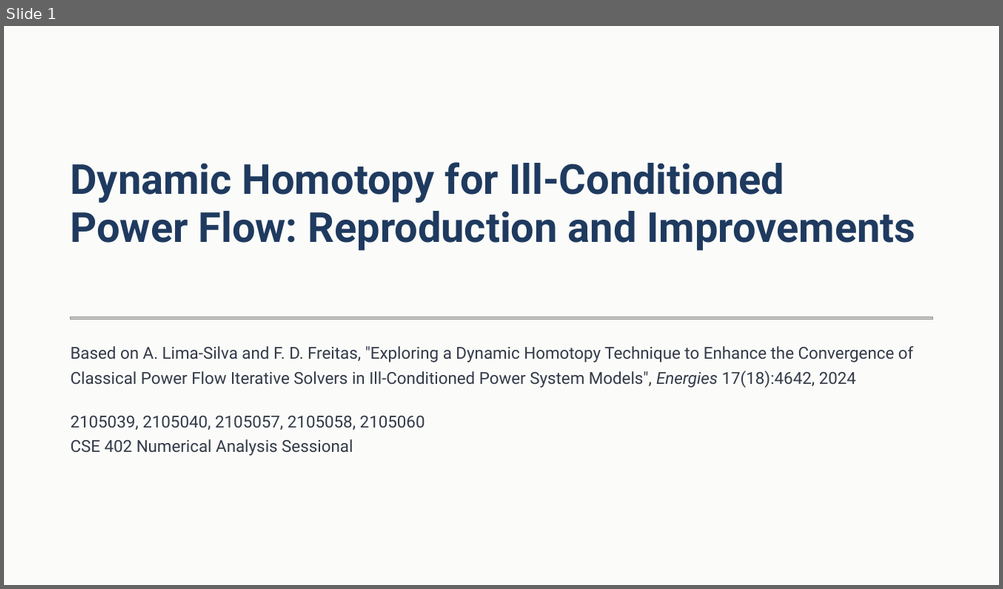
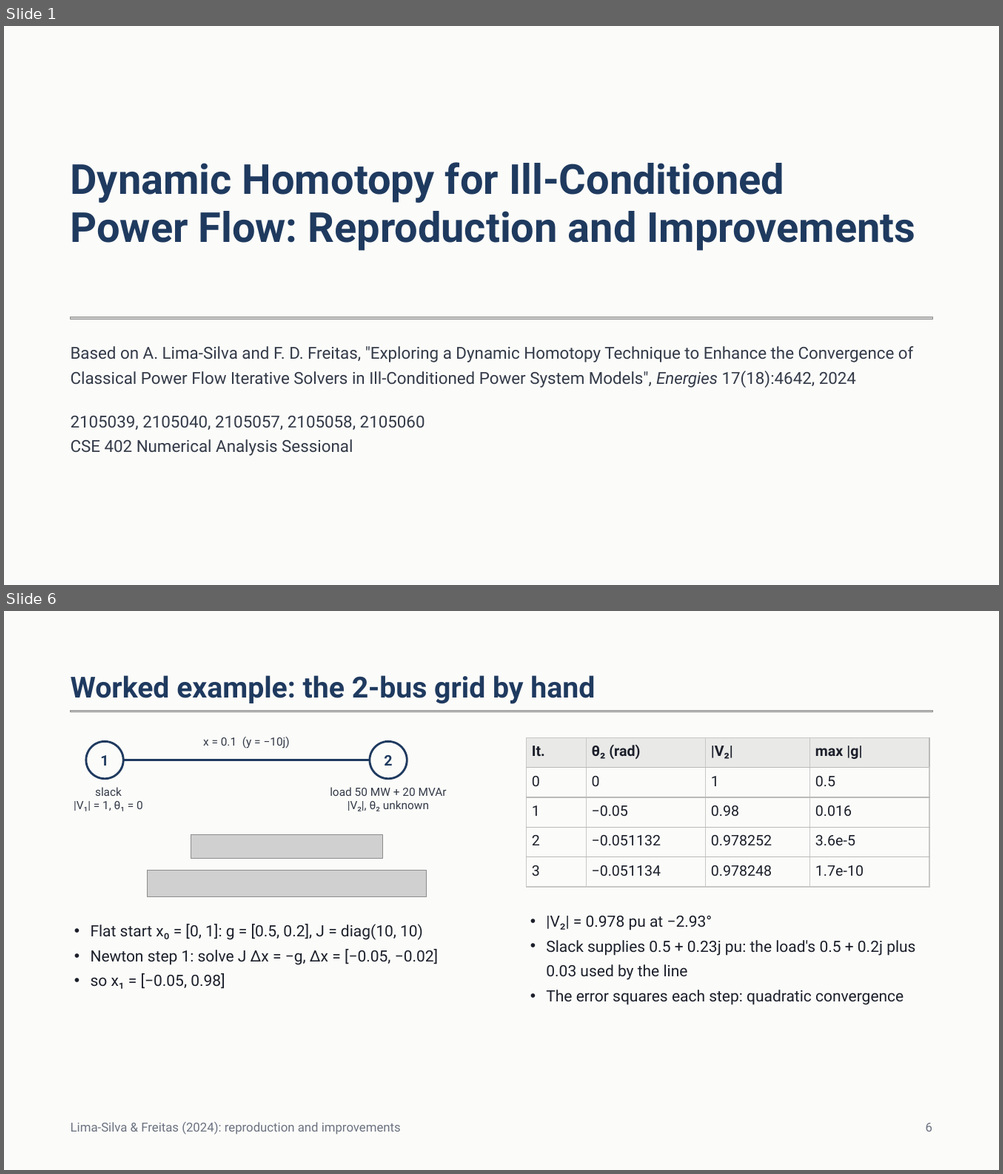
Before and after one commit to JonayedMohiuddin/NumericalAnalysisProject, a slide deck: presentation/Dynamic Homotopy Power Flow.pptx. Shown one above the other, each under a label of ours: slide 1 before the commit, slides 1 and 6 after it; the slides between them are not shown. The pictures are 1003x589 and 1003x1174 pixels, drawn with LibreOffice and Linux fonts; fonts in the diff are those of the drawing; grey boxes stand for pictures. Boxes give left, top, right and bottom in pixels: in the first picture for what was removed or moved away, otherwise in the second. Text is boxed around its words. In the diff, an @@ line names an element or a change of style, - is before the commit and + after.

```diff
--- a/presentation/Dynamic Homotopy Power Flow.pptx
+++ b/presentation/Dynamic Homotopy Power Flow.pptx
@@ slide 6 added at (4, 611, 999, 1170), background #FBFBF9 @@
@@ text added at (71, 675, 595, 704), 28 pt, text #1F3A5F, bold @@
+Worked example: the 2-bus grid by hand
@@ picture added at (71, 711, 933, 712) @@
@@ ellipse added at (86, 741, 123, 779), fill #FBFBF9, outline #1F3A5F 2 pt, 14 pt, text #1F3A5F, bold @@
+1
@@ text added at (203, 737, 290, 749), 11 pt, text #333A48 @@
+x = 0.1 (y = −10j)
@@ ellipse added at (370, 741, 407, 779), fill #FBFBF9, outline #1F3A5F 2 pt, 14 pt, text #1F3A5F, bold @@
+2
@@ table added at (526, 738, 929, 887), 5 rows, 4 columns @@
+It. | θ₂ (rad) | |V₂| | max |g|
+0 | 0 | 1 | 0.5
+1 | −0.05 | 0.98 | 0.016
+2 | −0.051132 | 0.978252 | 3.6e-5
+3 | −0.051134 | 0.978248 | 1.7e-10
@@ line added from (123, 760) to (370, 760), #1F3A5F 2 pt @@
@@ text added at (74, 787, 143, 812), 11 pt, text #333A48 @@
+slack
+|V₁| = 1, θ₁ = 0
@@ text added at (330, 787, 447, 812), 11 pt, text #333A48 @@
+load 50 MW + 20 MVAr
+|V₂|, θ₂ unknown
@@ picture added at (191, 834, 383, 859) @@
@@ picture added at (148, 871, 427, 897) @@
@@ text added at (546, 916, 915, 1005), 15 pt, text #1B1F2A @@
+• |V₂| = 0.978 pu at −2.93°
+• Slack supplies 0.5 + 0.23j pu: the load's 0.5 + 0.2j plus 0.03 used by the line
+• The error squares each step: quadratic convergence
@@ text added at (91, 924, 438, 989), 15 pt, text #1B1F2A @@
+• Flat start x₀ = [0, 1]: g = [0.5, 0.2], J = diag(10, 10)
+• Newton step 1: solve J Δx = −g, Δx = [−0.05, −0.02]
+• so x₁ = [−0.05, 0.98]
@@ text added at (71, 1122, 401, 1135), 12 pt, text #6B7280 @@
+Lima-Silva & Freitas (2024): reproduction and improvements
@@ text added at (925, 1123, 932, 1132), 12 pt, text #6B7280 @@
+6
```
Also in this commit, not shown: 16 slides changed, 5 other slides added, 1 slide removed, 1 other file.
